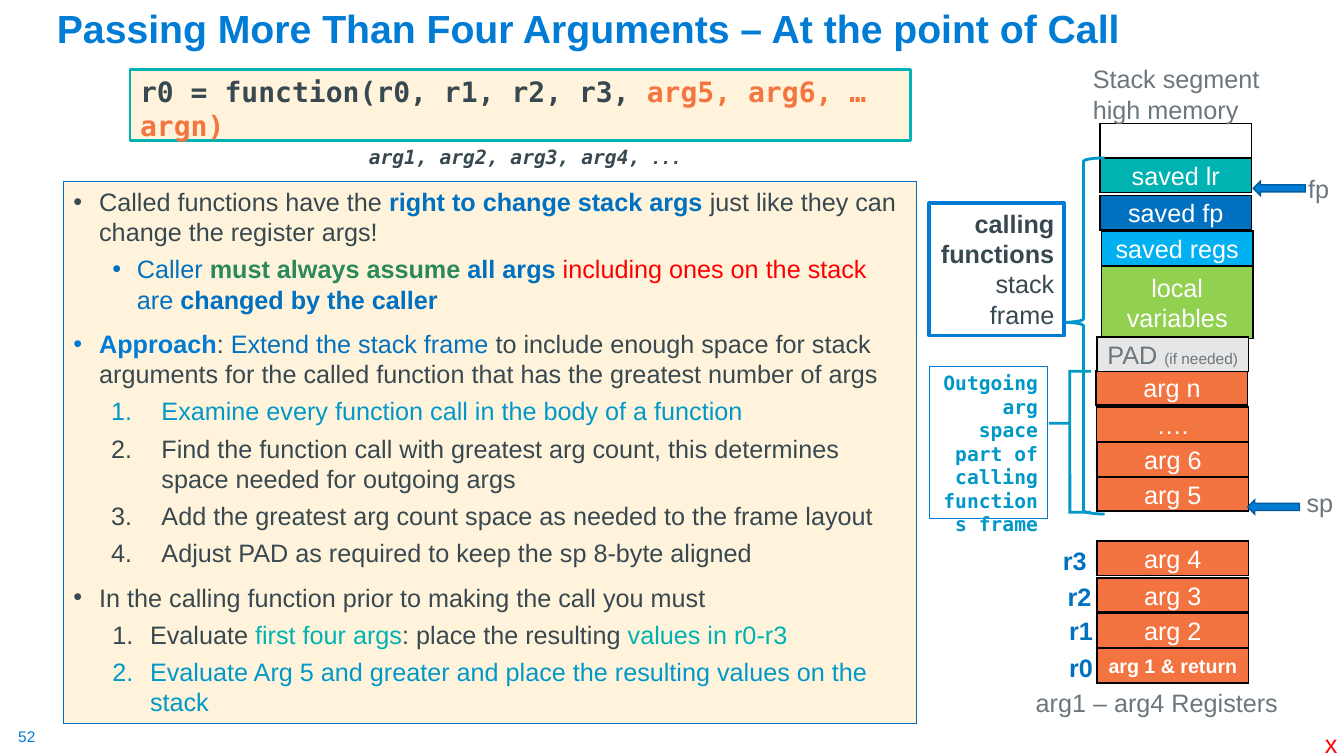
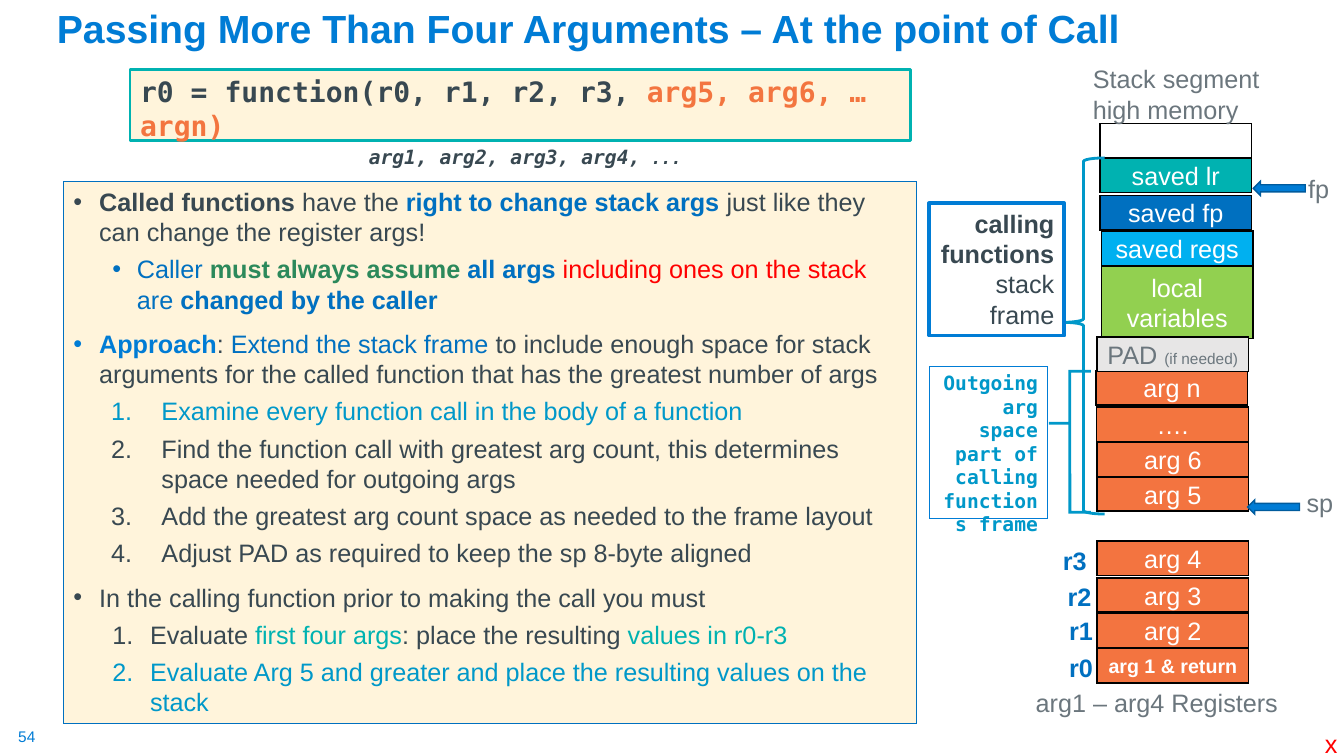
Before and after one commit to cse30-sp24/Muller-Slides, a slide deck: slide 54 of 07-Arm-Part4.pptx (slide 52 before the commit). Drawn at 1344x756 pixels with LibreOffice and Linux fonts; fonts in the diff are those of the drawing. Boxes give left, top, right and bottom in pixels: in the first picture for what was removed or moved away, otherwise in the second. Text is boxed around its words. In the diff, an @@ line names an element or a change of style, - is before the commit and + after.

```diff
--- a/07-Arm-Part4.pptx
+++ b/07-Arm-Part4.pptx
@@ text at (x1=99, y1=192, x2=866, y2=247): bold on in "Called functions" @@
@@ page number at (x1=18, y1=731, x2=35, y2=742): text changed @@
-52
+54
```
Also in this commit, not shown: 8 other slides changed, 2 slides added, 3 other files.
